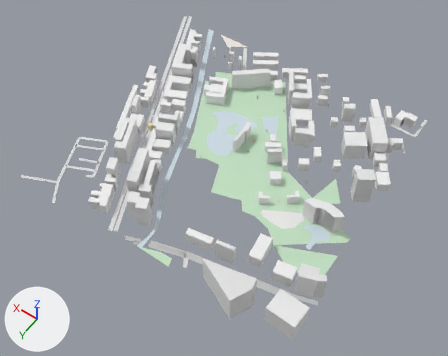
One commit to the glTF model white-model-six-districts/chunks/115_101_high.glb: the scene before it, then after it.
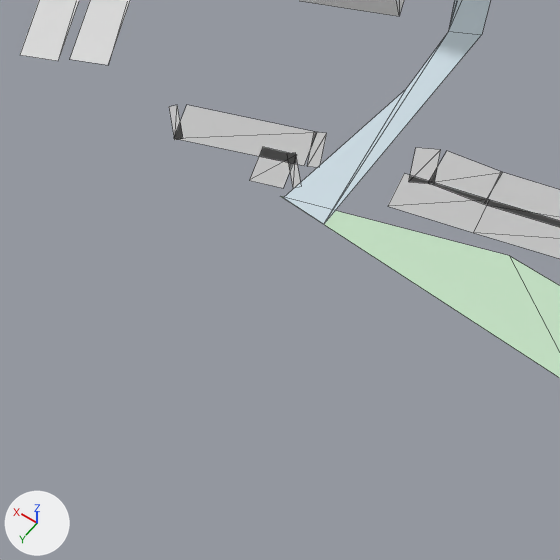
The first picture shows the older version from a 50 mm camera at (-2648.0, 845.0, 844.0) aimed at (-2257.0, 298.0, -16.0). The close-ups show the older and then the newer version on the part from 24% to 37% of the width and 63% to 80% of the height of that picture. Only the edits that show in the close-ups are written down. The axes (+X, +Y, +Z) are drawn at lower left. The lights are the same throughout. The close-ups show mesh edges as thin lines. Vertices at exactly the same position are counted once.
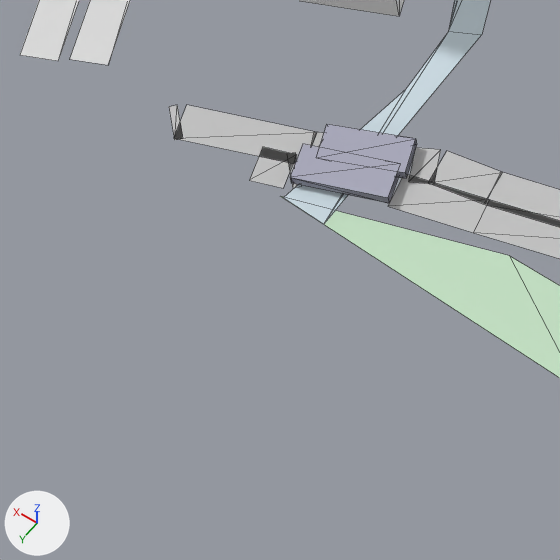
Patch to the scene script:
```diff
--- a/white-model-six-districts/chunks/115_101_high.glb.py
+++ b/white-model-six-districts/chunks/115_101_high.glb.py
@@ me_mesh_0 @@
 # used by ob_mesh_0; location = (0.0, 0.0, 0.0)
-me_mesh_0.from_pydata(...)  # 1445 vertices, 1586 faces; spans x -2517.0..-1936.0, y -22.0..518.0, z 0.0..60.0
+me_mesh_0.from_pydata(...)  # 2712 vertices, 2606 faces; spans x -2517.0..-1936.0, y -22.0..518.0, z -2.0..60.0
+# me_mesh_0 part 1: 16 vertices added at x -2247.0..-2228.0, y 479.0..497.0, z 1.0..3.0
+# other edits to the shape of me_mesh_0 do not show in these pictures
 me_mesh_0.materials.append(mat_material_0)
```

What differs and where, as boxes (x1, y1, x2, y2) in the close-ups (560 x 560 px):
part 1 of me_mesh_0, added
    after: (290, 124, 417, 203)
